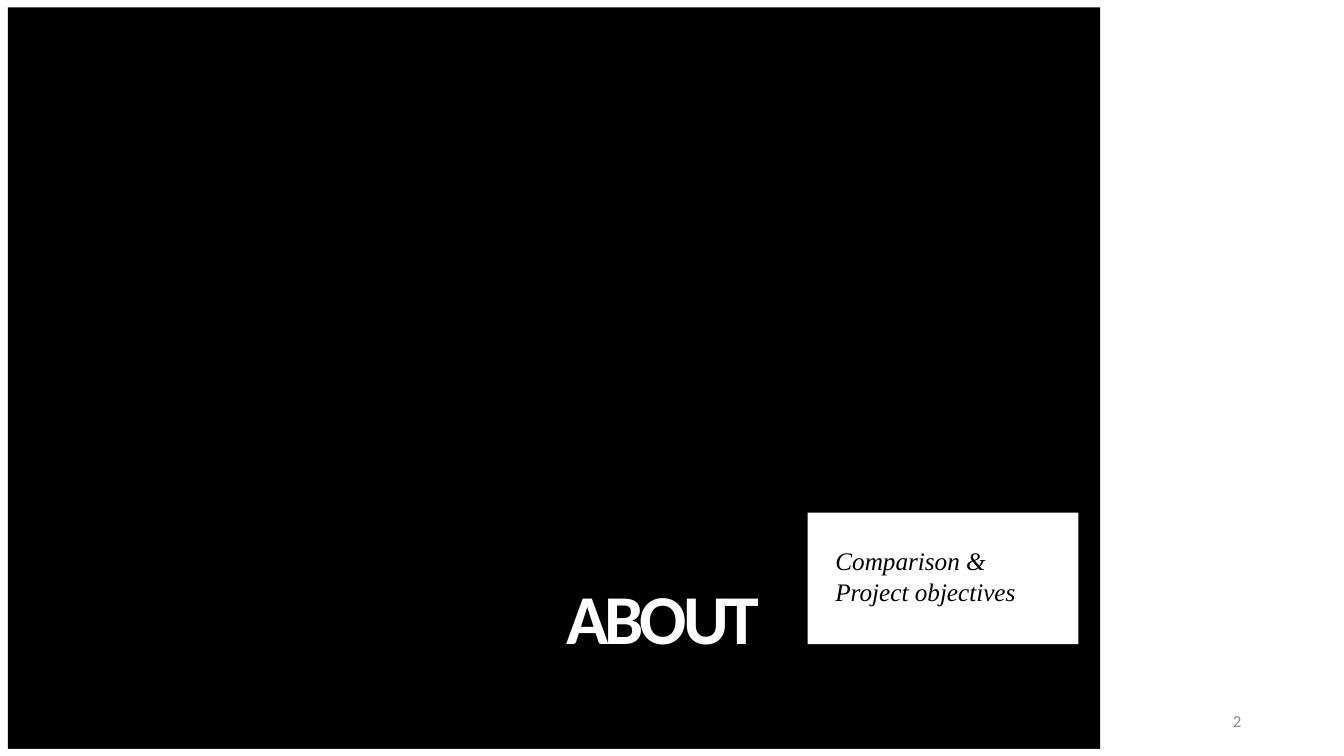
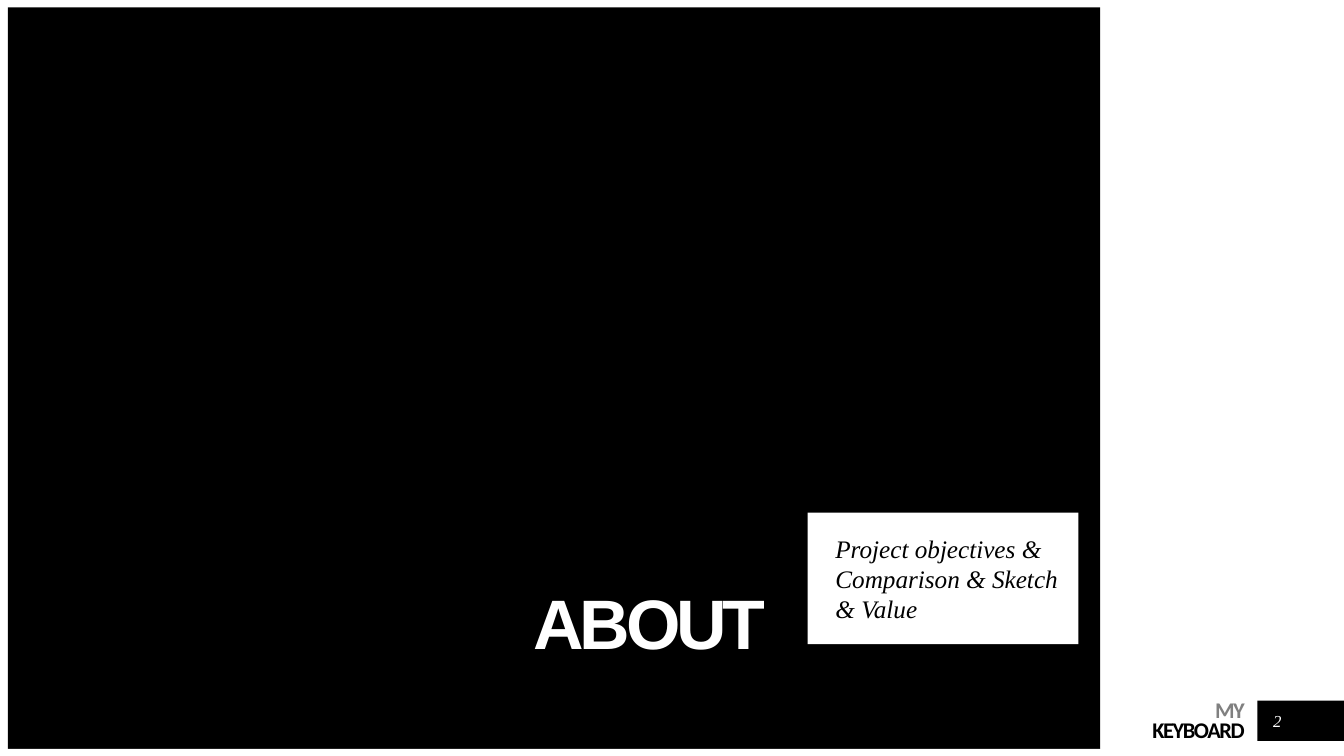
Before and after one commit to ele-group/keyboard, a slide deck: slide 2 of presentation.pptx. Drawn at 1344x756 pixels with LibreOffice and Linux fonts; fonts in the diff are those of the drawing. Boxes give left, top, right and bottom in pixels: in the first picture for what was removed or moved away, otherwise in the second. Text is boxed around its words. In the diff, an @@ line names an element or a change of style, - is before the commit and + after.

```diff
--- a/presentation.pptx
+++ b/presentation.pptx
@@ title "ABOUT" at (534, 600, 766, 650): font Calibri to Arial @@
@@ subtitle at (835, 540, 1058, 619): text changed @@
-Comparison &
-Project objectives
+Project objectives & Comparison & Sketch & Value
@@ text added at (1152, 703, 1245, 738), 16 pt, text #000000, bold @@
+MY
+KEYBOARD
@@ rectangle added at (1258, 701, 1344, 741), fill #000000 @@
@@ page number: place and size @@
-page number at (1233, 716, 1241, 727)
+page number at (1273, 716, 1281, 727)
@@ page number at (1273, 716, 1281, 727): font Calibri to Times New Roman, text colour #8C8C8C to #FFFFFF, italic on; alignment right to centre @@
```
Also in this commit, not shown: 2 other slides changed, 4 slides added, 1 slide removed, 26 other files.
